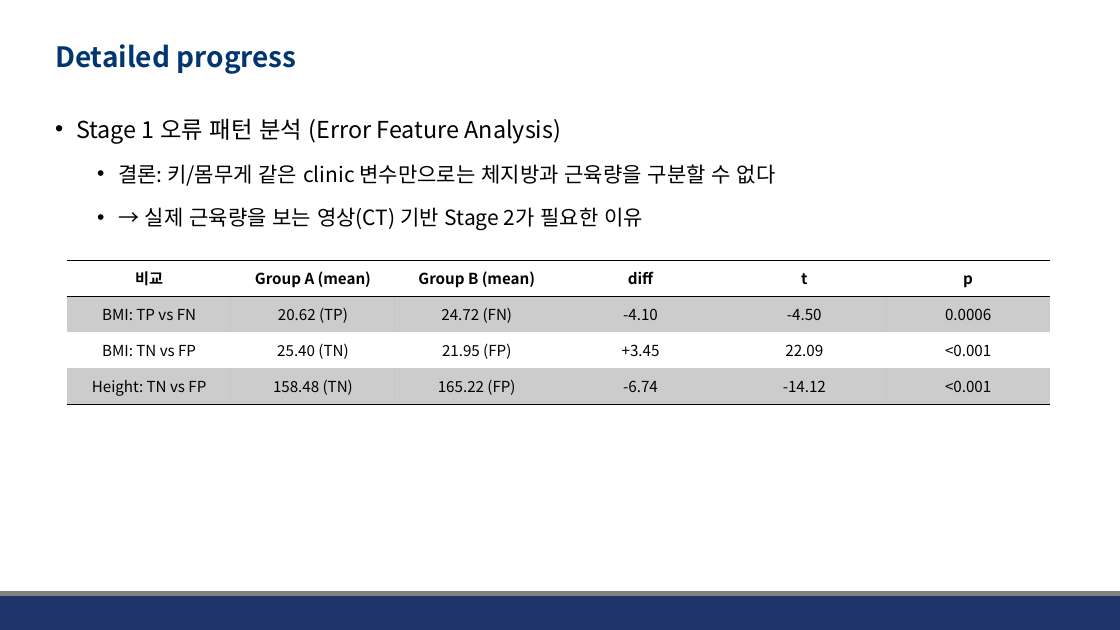
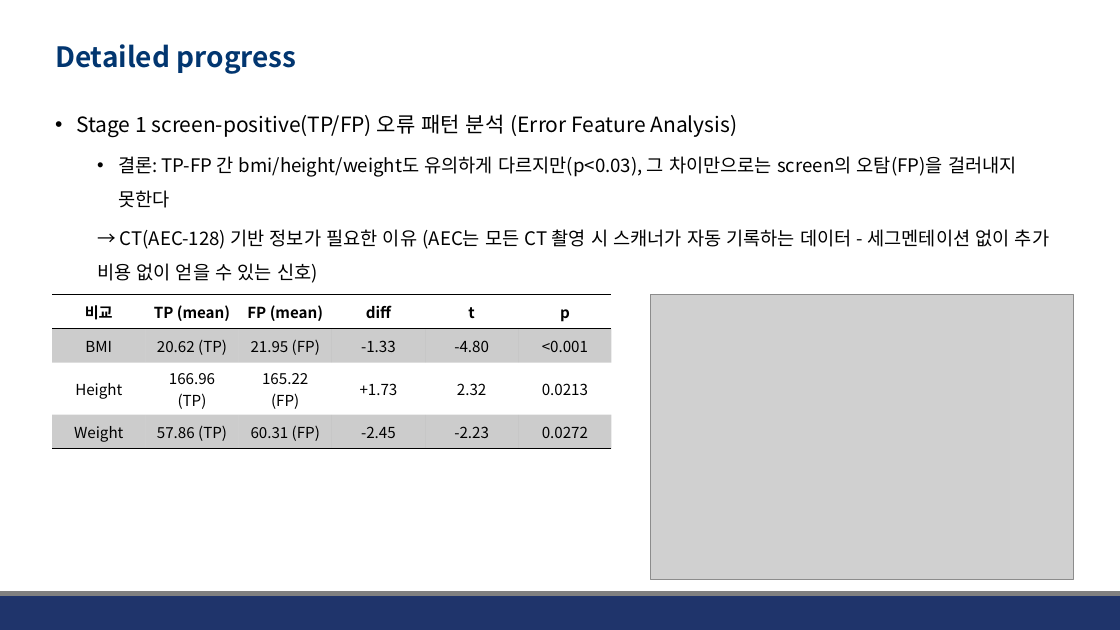
Before and after one commit to JHWannabe/Clinical_Study, a slide deck: slide 5 of docs/260724_Results_of_Residual_Algorithm.pptx. Drawn at 1120x630 pixels with LibreOffice and Linux fonts; fonts in the diff are those of the drawing; grey boxes stand for pictures; background and template pictures are left out. Boxes give left, top, right and bottom in pixels: in the first picture for what was removed or moved away, otherwise in the second. Text is boxed around its words. In the diff, an @@ line names an element or a change of style, - is before the commit and + after.

Commit message:
TP vs FP 자료 추가

```diff
--- a/docs/260724_Results_of_Residual_Algorithm.pptx
+++ b/docs/260724_Results_of_Residual_Algorithm.pptx
@@ text at box(76, 114, 1049, 283): text changed; size 18 to 16 pt @@
-• Stage 1 오류 패턴 분석 (Error Feature Analysis)
-  • 결론: 키/몸무게 같은 clinic 변수만으로는 체지방과 근육량을 구분할 수 없다
-  • → 실제 근육량을 보는 영상(CT) 기반 Stage 2가 필요한 이유
+• Stage 1 screen-positive(TP/FP) 오류 패턴 분석 (Error Feature Analysis)
+  • 결론: TP-FP 간 bmi/height/weight도 유의하게 다르지만(p<0.03), 그 차이만으로는 screen의 오탐(FP)을 걸러내지 못한다
+  → CT(AEC-128) 기반 정보가 필요한 이유 (AEC는 모든 CT 촬영 시 스캐너가 자동 기록하는 데이터 - 세그멘테이션 없이 추가 비용 없이 얻을 수 있는 신호)
@@ table removed at box(67, 260, 1050, 405), 4 rows, 6 columns @@
-비교 | Group A (mean) | Group B (mean) | diff | t | p
-BMI: TP vs FN | 20.62 (TP) | 24.72 (FN) | -4.10 | -4.50 | 0.0006
-BMI: TN vs FP | 25.40 (TN) | 21.95 (FP) | +3.45 | 22.09 | <0.001
-Height: TN vs FP | 158.48 (TN) | 165.22 (FP) | -6.74 | -14.12 | <0.001
@@ table added at box(52, 295, 612, 446), 4 rows, 6 columns @@
+비교 | TP (mean) | FP (mean) | diff | t | p
+BMI | 20.62 (TP) | 21.95 (FP) | -1.33 | -4.80 | <0.001
+Height | 166.96 (TP) | 165.22 (FP) | +1.73 | 2.32 | 0.0213
+Weight | 57.86 (TP) | 60.31 (FP) | -2.45 | -2.23 | 0.0272
@@ picture added at box(651, 295, 1074, 580) @@
```
Also in this commit, not shown: 1 other slide changed, 9 other files.
